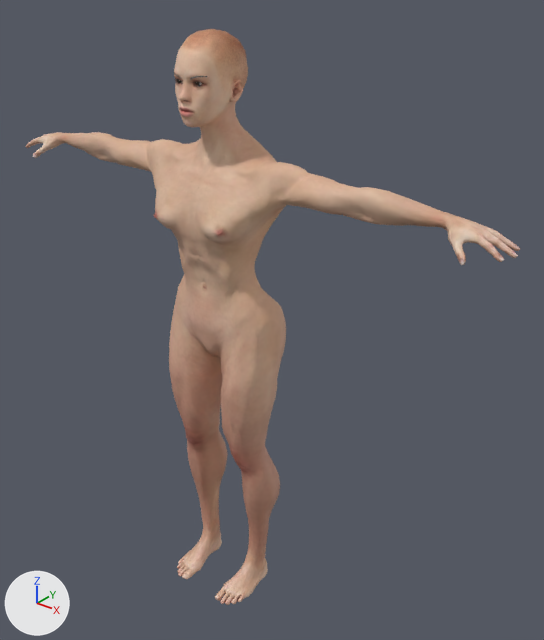
One commit to the glTF model client/public/assets/pickleball/mh-f.glb: the scene before it, then after it.
Before and after are seen from a 50 mm camera at (1.241, -1.374, 1.746) aimed at (0.087, 0.068, 0.852). Every picture has the same lights, and +X, +Y and +Z are marked at lower left. The picture after the commit comes second.

Objects in the first picture: 'Body'.
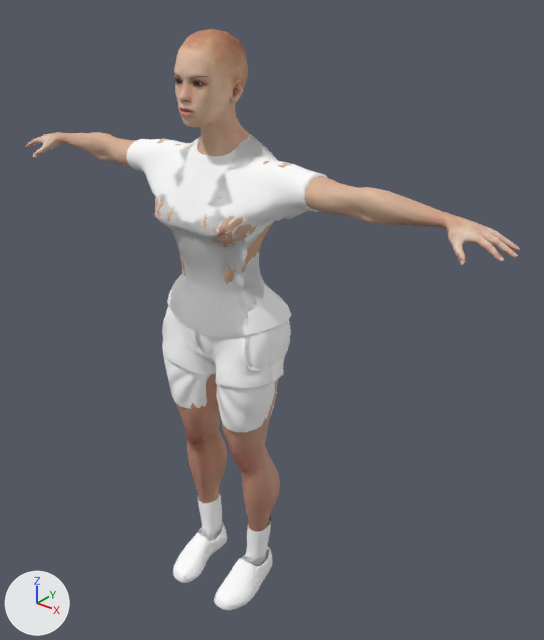
Pixel boxes (x1, y1, x2, y2) of what changed, in the pictures (544 x 640 px):
'Kit_tee', added: after (126, 134, 328, 337)
'Kit_briefs', added: after (162, 306, 291, 389)
'Kit_shorts', added: after (162, 326, 290, 432)
'Kit_shoes', added: after (173, 522, 272, 610)
'Kit_tank', added: after (156, 135, 282, 337)
'Kit_socks', added: after (198, 489, 271, 567)
'Kit_anklesocks', added: after (201, 524, 267, 565)

Edits to the bpy script that builds the scene:
```text
Add img_kitnormal:
    img_kitnormal = load_image('kitNormal', '_unpacked/kitNormal', 1536, 512, 'Non-Color')
Add mat_kit:
    mat_kit = bpy.data.materials.new('Kit')
    # colours: white #ffffff
    # uses the picture img_kitnormal
Add me_kit_anklesocks:
    me_kit_anklesocks.from_pydata(...)  # 180 vertices, 288 faces; spans x -0.123..0.123, y -0.081..0.024, z 0.031..0.1
    me_kit_anklesocks.materials.append(mat_kit)
Add me_kit_socks:
    me_kit_socks.from_pydata(...)  # 288 vertices, 504 faces; spans x -0.135..0.135, y -0.081..0.026, z 0.031..0.223
    me_kit_socks.materials.append(mat_kit)
Add me_kit_shoes:
    me_kit_shoes.from_pydata(...)  # 1098 vertices, 2144 faces; spans x -0.146..0.146, y -0.185..0.037, z -0.01..0.099
    me_kit_shoes.materials.append(mat_kit)
Add me_kit_shorts:
    me_kit_shorts.from_pydata(...)  # 450 vertices, 840 faces; spans x -0.182..0.18, y -0.131..0.102, z 0.6..0.922
    me_kit_shorts.materials.append(mat_kit)
Add me_kit_briefs:
    me_kit_briefs.from_pydata(...)  # 1275 vertices, 2434 faces; spans x -0.182..0.187, y -0.136..0.107, z 0.697..0.92
    me_kit_briefs.materials.append(mat_kit)
Add me_kit_tank:
    me_kit_tank.from_pydata(...)  # 777 vertices, 1372 faces; spans x -0.136..0.136, y -0.156..0.1, z 0.863..1.358
    me_kit_tank.materials.append(mat_kit)
Add me_kit_tee:
    me_kit_tee.from_pydata(...)  # 1194 vertices, 2290 faces; spans x -0.299..0.291, y -0.156..0.1, z 0.863..1.358
    me_kit_tee.materials.append(mat_kit)
Add ob_kit_anklesocks:
    ob_kit_anklesocks = bpy.data.objects.new('Kit_anklesocks', me_kit_anklesocks)
    ob_kit_anklesocks.location = (0.0, 0.0, 0.0)
Add ob_kit_socks:
    ob_kit_socks = bpy.data.objects.new('Kit_socks', me_kit_socks)
    ob_kit_socks.location = (0.0, 0.0, 0.0)
Add ob_kit_shoes:
    ob_kit_shoes = bpy.data.objects.new('Kit_shoes', me_kit_shoes)
    ob_kit_shoes.location = (0.0, 0.0, 0.0)
Add ob_kit_shorts:
    ob_kit_shorts = bpy.data.objects.new('Kit_shorts', me_kit_shorts)
    ob_kit_shorts.location = (0.0, 0.0, 0.0)
Add ob_kit_briefs:
    ob_kit_briefs = bpy.data.objects.new('Kit_briefs', me_kit_briefs)
    ob_kit_briefs.location = (0.0, 0.0, 0.0)
Add ob_kit_tank:
    ob_kit_tank = bpy.data.objects.new('Kit_tank', me_kit_tank)
    ob_kit_tank.location = (0.0, 0.0, 0.0)
Add ob_kit_tee:
    ob_kit_tee = bpy.data.objects.new('Kit_tee', me_kit_tee)
    ob_kit_tee.location = (0.0, 0.0, 0.0)
```
